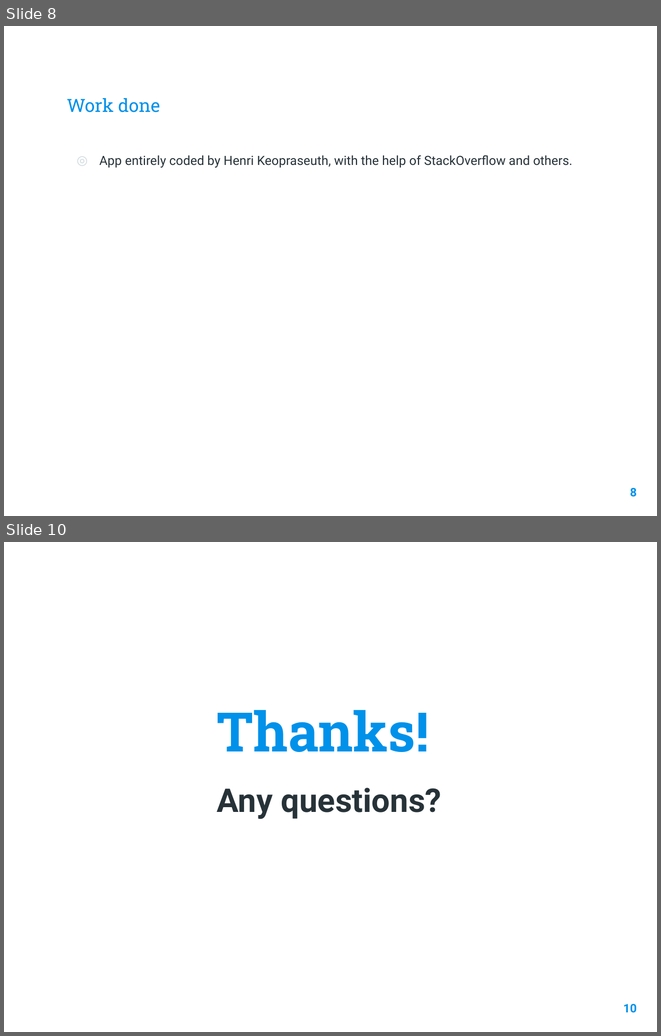
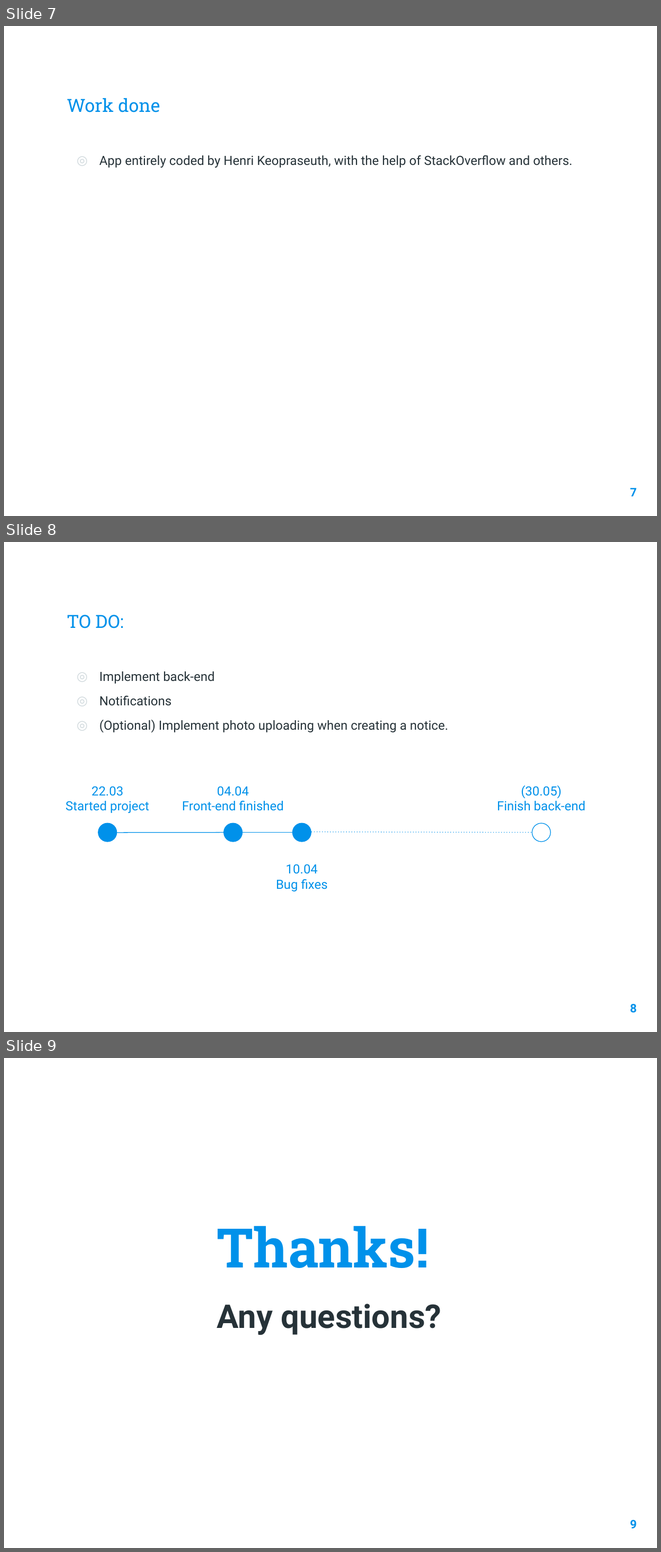
Before and after one commit to hkeopras/Lost-Found, a slide deck: Phase 2/Slides.pptx. Shown one above the other, each under a label of ours: slides 8 and 10 before the commit, slides 7, 8 and 9 after it; the slides between them are not shown. The pictures are 661x1036 and 661x1552 pixels, drawn with LibreOffice and Linux fonts; fonts in the diff are those of the drawing; background and template pictures are left out. Boxes give left, top, right and bottom in pixels: in the first picture for what was removed or moved away, otherwise in the second. Text is boxed around its words. In the diff, an @@ line names an element or a change of style, - is before the commit and + after.

```diff
--- a/Phase 2/Slides.pptx
+++ b/Phase 2/Slides.pptx
@@ slide 8 added at [4, 542, 657, 1032], background picture (left out) @@
@@ title added at [67, 615, 123, 628], 20 pt, text #0091EA @@
+TO DO:
@@ text added at [99, 671, 448, 733], 14 pt, text #263238 @@
+◎ Implement back-end
+◎ Notifications
+◎ (Optional) Implement photo uploading when creating a notice.
@@ text added at [65, 786, 149, 813], 14 pt, text #0091EA @@
+22.03
+Started project
@@ text added at [182, 786, 284, 811], 14 pt, text #0091EA @@
+04.04
+Front-end finished
@@ text added at [497, 785, 585, 811], 14 pt, text #0091EA @@
+(30.05)
+Finish back-end
@@ ellipse added at [98, 823, 116, 841], fill #0091EA, outline #0091EA 0.75 pt @@
@@ ellipse added at [224, 823, 242, 841], fill #0091EA, outline #0091EA 0.75 pt @@
@@ ellipse added at [293, 823, 311, 841], fill #0091EA, outline #0091EA 0.75 pt @@
@@ ellipse added at [532, 823, 550, 841], outline #0091EA 0.75 pt @@
@@ line added from (116, 832) to (224, 832), #0091EA 0.75 pt @@
@@ line added from (242, 832) to (293, 832), #0091EA 0.75 pt @@
@@ line added from (311, 832) to (532, 832), #0091EA 0.75 pt dashed @@
@@ text added at [276, 864, 328, 891], 14 pt, text #0091EA @@
+10.04
+Bug fixes
@@ page number added at [630, 1004, 637, 1013], 13 pt, text #0091EA, bold @@
+8
@@ what was slide 8 is now slide 7 @@
@@ page number at [630, 488, 637, 496]: text changed @@
-8
+7
@@ what was slide 10 is now slide 9 @@
@@ page number at [630, 1520, 637, 1528]: text changed @@
-10
+9
```
Also in this commit, not shown: 1 slide changed, 2 slides removed.
